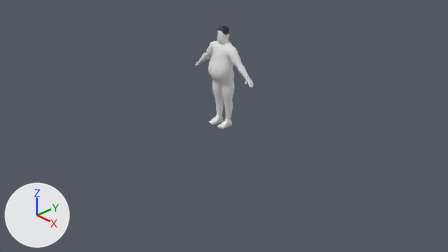
A saved change to the Blender file assets/models/human_base/human_base_fat.blend.
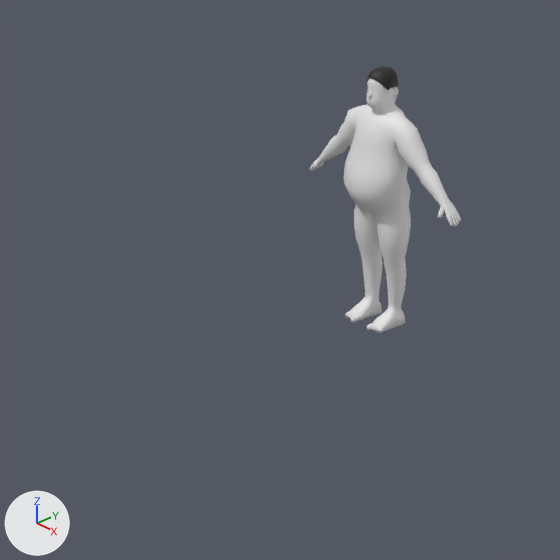
There are two pictures of each version: one from the file's camera 'Camera', one close up on the part from 17% to 65% of the width and 0% to 86% of the height. The axes (+X, +Y, +Z) are drawn at lower left. The lights are the same throughout. The older version's two pictures come first.

In view in the first close-up: 'Body' and 1 more.
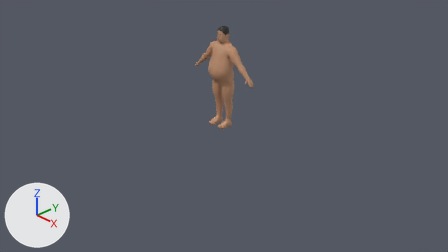
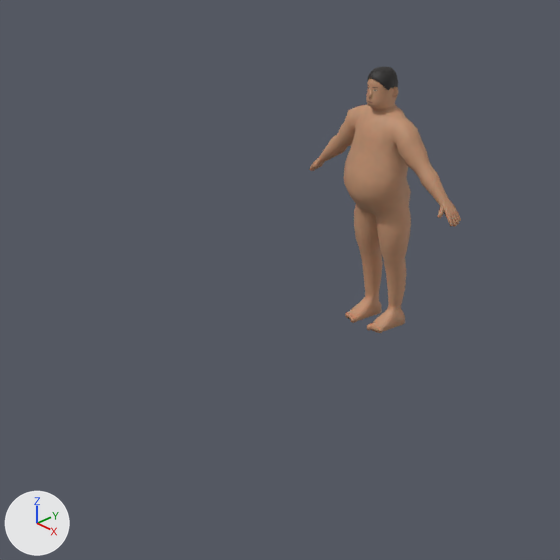
Where the change shows, as pixel boxes (x1, y1, x2, y2) in the close-ups (560 x 560 px):
'Body', recoloured (white to brown)
    both: (309, 78, 461, 333)

Edits to the bpy script that builds the scene:
```text
Add img_human_base_color_png:
    img_human_base_color_png = load_image('human_base_Color.png', 'human_base_Color.png', 1024, 1024, 'sRGB')
Add img_human_base_normal_png:
    img_human_base_normal_png = load_image('human_base_Normal.png', 'human_base_Normal.png', 1024, 1024, 'Non-Color')
Add img_human_base_roughness_png:
    img_human_base_roughness_png = load_image('human_base_Roughness.png', 'human_base_Roughness.png', 1024, 1024, 'Non-Color')
Add mat_skin:
    mat_skin = bpy.data.materials.new('Skin')
    # uses the picture img_human_base_color_png
    # uses the picture img_human_base_normal_png
    # uses the picture img_human_base_roughness_png
Change me_body:
    where me_body.from_pydata(...)  # 1139 vertices, 1146 faces; spans x -0.71..0.71, y -0.26..0.18, z -0.03..1.8
    add me_body.materials.append(mat_skin)
```
